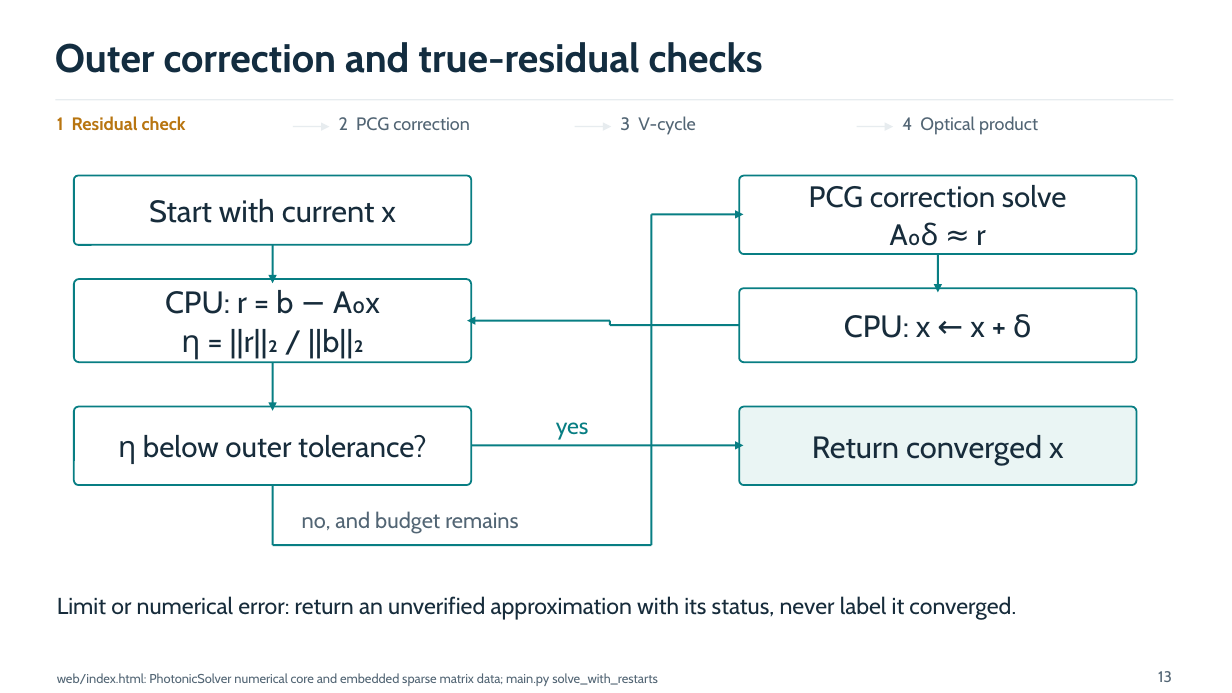
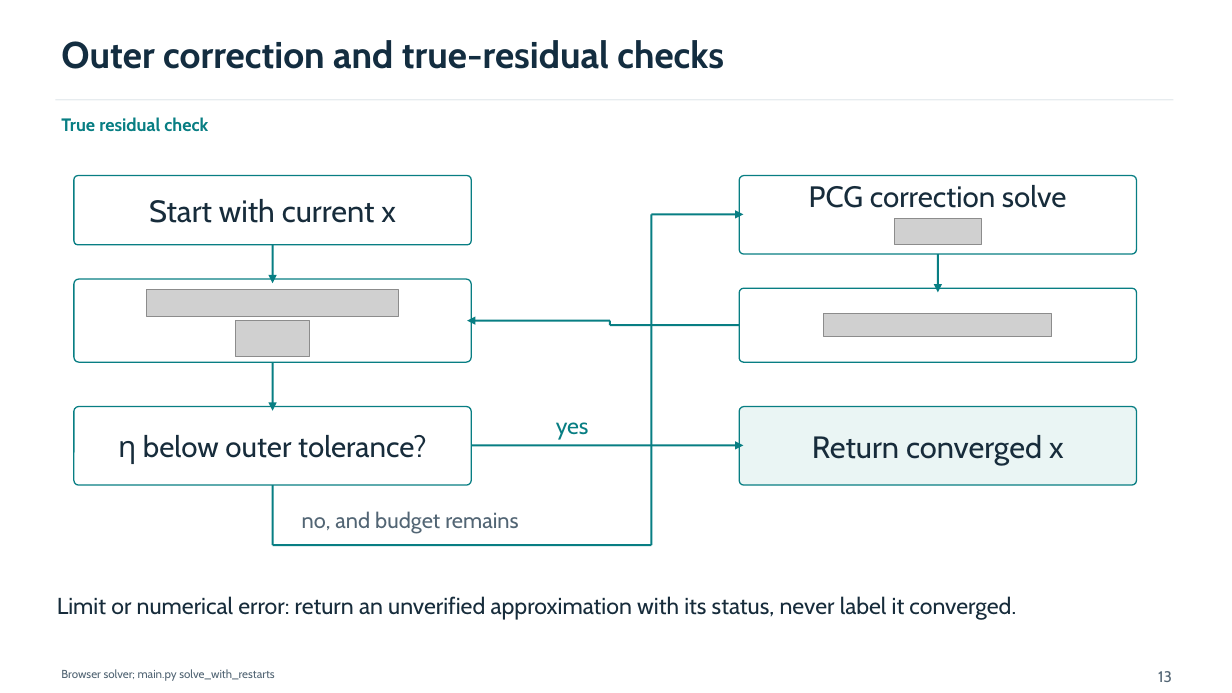
Before and after one commit to samarthdubey46/multigrid-pde-solver, a slide deck: slide 13 of presentation/build/photonic-pde-draft.pptx. Drawn at 1232x693 pixels with LibreOffice and Linux fonts; fonts in the diff are those of the drawing; grey boxes stand for pictures. Boxes give left, top, right and bottom in pixels: in the first picture for what was removed or moved away, otherwise in the second. Text is boxed around its words. In the diff, an @@ line names an element or a change of style, - is before the commit and + after.

```diff
--- a/presentation/build/photonic-pde-draft.pptx
+++ b/presentation/build/photonic-pde-draft.pptx
@@ text "Outer correction and true-residual checks" at (61,40,724,69): size 31 to 29 pt; less space between paragraphs @@
@@ text at (61,117,208,132): text changed; text colour #B87510 to #087E83 @@
-1 Residual check
+True residual check
@@ text removed at (339,117,469,130) @@
-2 PCG correction
@@ text removed at (620,116,696,135) @@
-3 V-cycle
@@ text removed at (902,116,1038,135) @@
-4 Optical product
@@ rectangle removed at (293,126,325,127) @@
@@ triangle removed at (322,122,330,130) @@
@@ rectangle removed at (575,126,607,127) @@
@@ triangle removed at (604,122,612,130) @@
@@ rectangle removed at (857,126,889,127) @@
@@ triangle removed at (884,122,893,130) @@
@@ picture added at (895,219,982,245) @@
@@ text in rounded rectangle at (976,230,985,245): paragraph removed @@
-A₀δ ≈ r
@@ picture added at (147,289,398,316) @@
@@ text in rounded rectangle at (165,290,380,360): text removed @@
-CPU: r = b − A₀x
-η = ||r||₂ / ||b||₂
@@ outline #087E83 1.4 pt to #087E83 1 pt in 5 elements at (74,407,471,485), (739,407,1137,485), (739,176,1137,254), (74,279,471,362), (739,288,1137,362) @@
@@ picture added at (236,321,310,357) @@
@@ picture added at (823,314,1052,337) @@
@@ text in rounded rectangle at (844,314,1032,338): text removed @@
-CPU: x ← x + δ
@@ text at (61,669,274,681): text changed; size 10 to 9 pt @@
-web/index.html: PhotonicSolver numerical core and embedded sparse matrix data; main.py solve_with_restarts
+Browser solver; main.py solve_with_restarts
```
Also in this commit, not shown: 33 other slides changed, 1 slide added, 1 slide removed, 10 other files.
